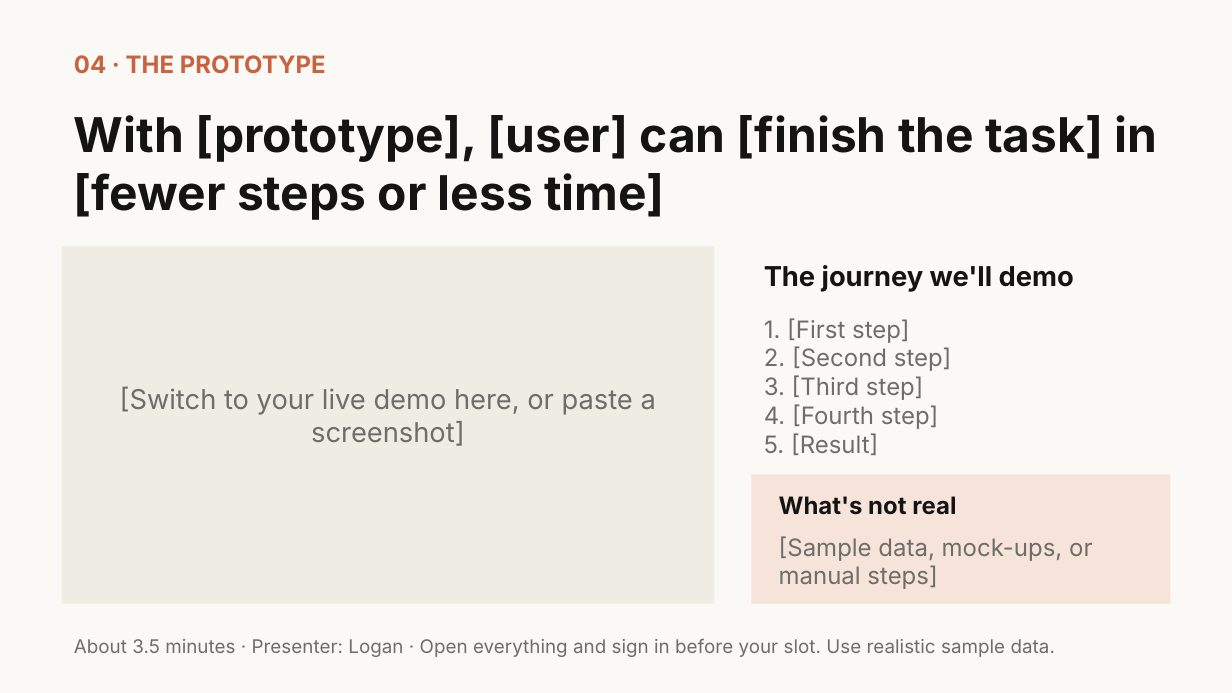
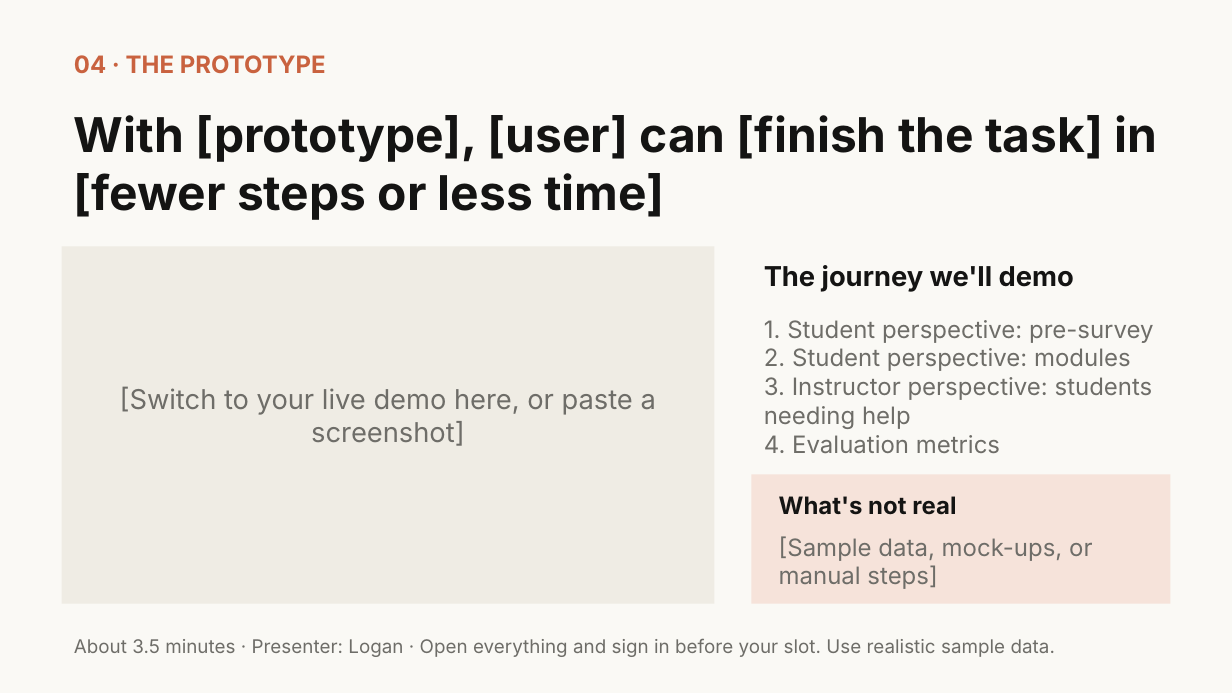
Before and after one commit to ewhites/basecamp-cc-YUU-AI-MVP, a slide deck: slide 6 of docs/basecamp-discovery/Panel presentation - Day 5.pptx. Drawn at 1232x693 pixels with LibreOffice and Linux fonts; fonts in the diff are those of the drawing. Boxes give left, top, right and bottom in pixels: in the first picture for what was removed or moved away, otherwise in the second. Text is boxed around its words. In the diff, an @@ line names an element or a change of style, - is before the commit and + after.

```diff
--- a/docs/basecamp-discovery/Panel presentation - Day 5.pptx
+++ b/docs/basecamp-discovery/Panel presentation - Day 5.pptx
@@ text at (764,320,1154,453): text changed @@
-1. [First step]
-2. [Second step]
-3. [Third step]
-4. [Fourth step]
-5. [Result]
+1. Student perspective: pre-survey
+2. Student perspective: modules
+3. Instructor perspective: students needing help
+4. Evaluation metrics
```
Also in this commit, not shown: 3 other slides changed.
